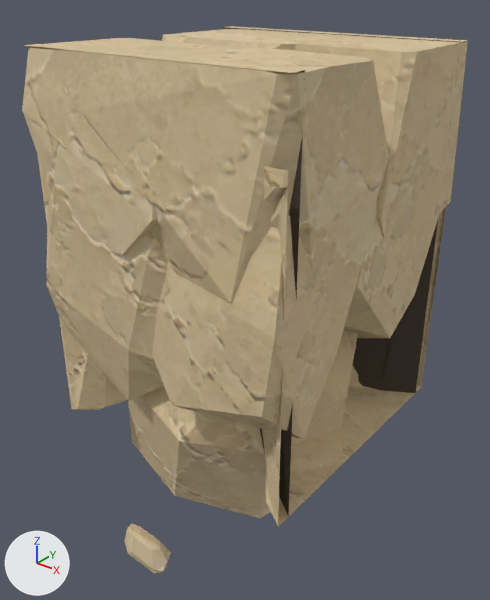
Before and after pictures for a commit that changed the glTF model assets/custom/models/ground_modules/ground_bottom_square_strip_05.glb.
Camera for both pictures: a 50 mm camera at (1.91, -1.3, 1.21) aimed at (0.47, 0.5, 0.09). The lights are fixed; the arrows at lower left show +X, +Y and +Z. The older version comes first.

In view in the first picture: 'GroundBottomSquareStrip05_Body'.
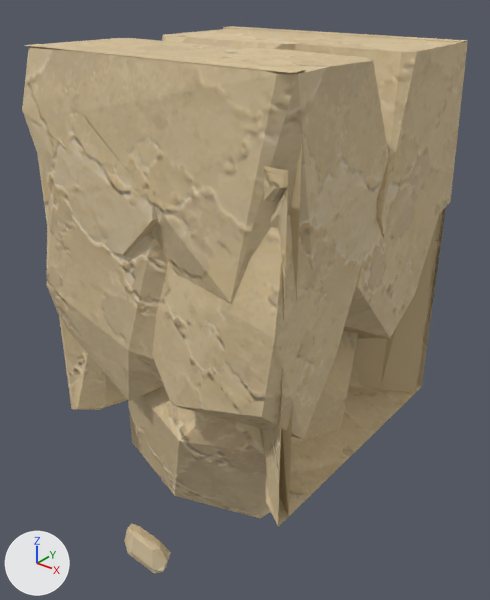
The change, as a list of edits to the scene's bpy script:
```text
Change mat_groundmodulerecess:
    mat_groundmodulerecess.base_color: (0.06, 0.045, 0.032) -> (0.61, 0.48, 0.28)  # brown #453c32 -> beige #cdb890
```

Boxes (x1, y1, x2, y2) around the edits, measured in the pictures (490 x 600 px):
'GroundBottomSquareStrip05_Body', recoloured: (220, 26, 463, 518) in both
